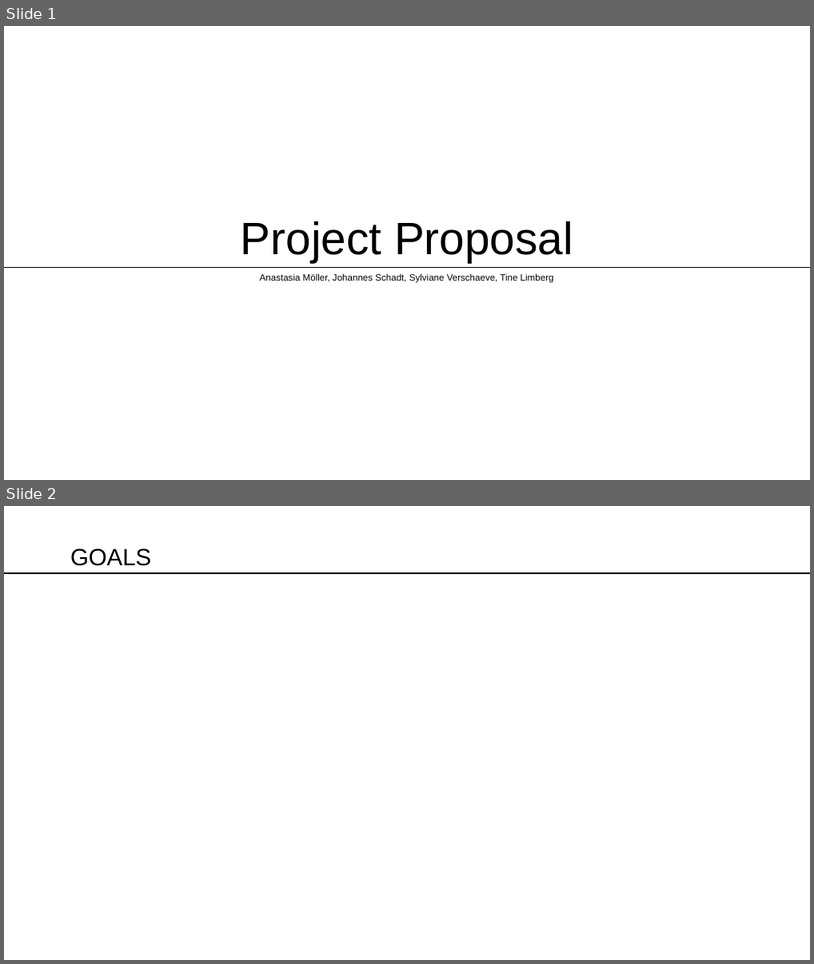
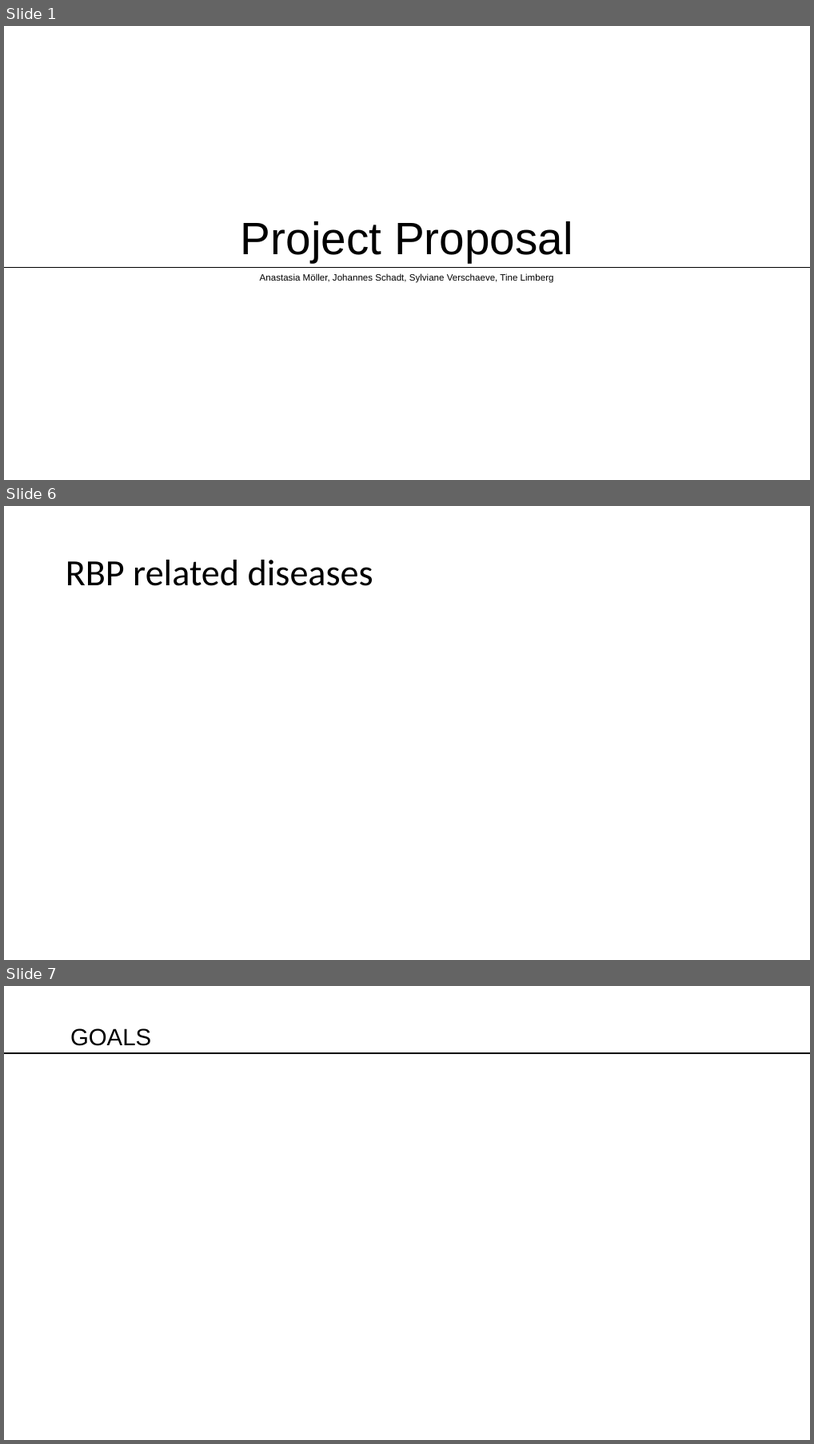
Before and after one commit to datascience-mobi-2023/topic03_team04, a slide deck: Project proposal.pptx. Shown one above the other, each under a label of ours: slides 1 and 2 before the commit, slides 1, 6 and 7 after it; the slides between them are not shown. The pictures are 814x964 and 814x1444 pixels, drawn with LibreOffice and Linux fonts; fonts in the diff are those of the drawing. Boxes give left, top, right and bottom in pixels: in the first picture for what was removed or moved away, otherwise in the second. Text is boxed around its words. In the diff, an @@ line names an element or a change of style, - is before the commit and + after.

```diff
--- a/Project proposal.pptx
+++ b/Project proposal.pptx
@@ slide 6 added at <box>4,506,810,960</box>, background #FFFFFF @@
@@ title added at <box>66,560,374,586</box>, 44 pt, text #000000 @@
+RBP related diseases
@@ what was slide 2 is now slide 7 @@
```
Also in this commit, not shown: 5 other slides added.
